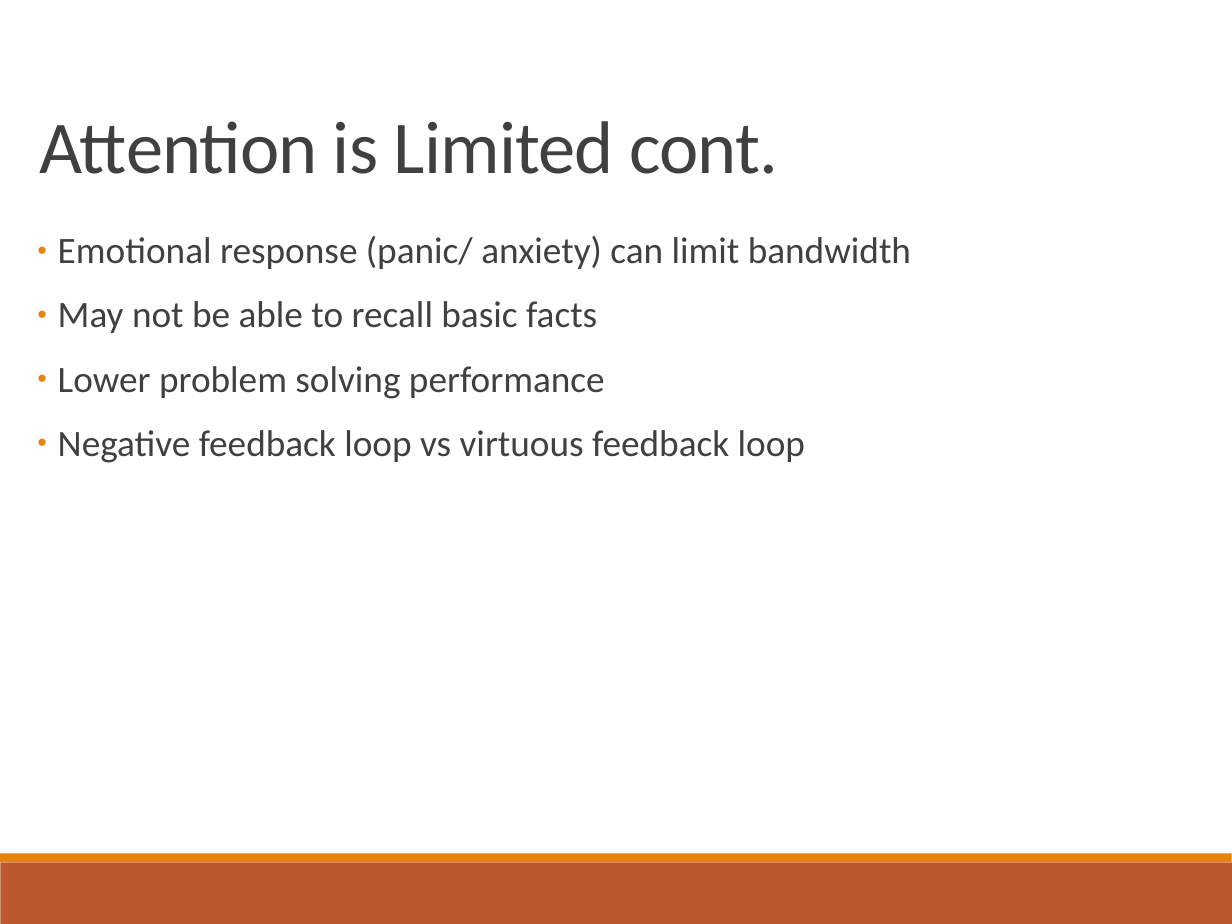
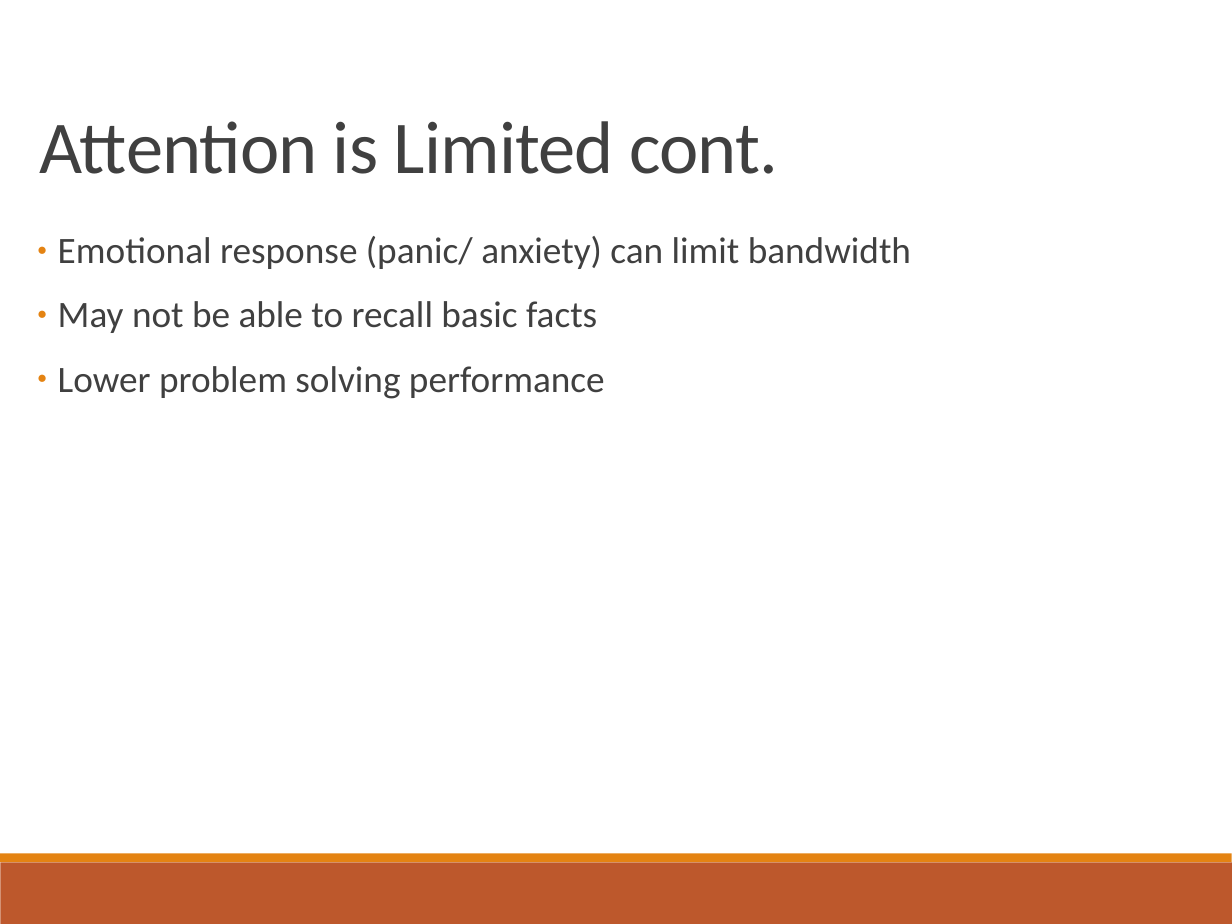
Before and after one commit to aaron678/coding-interview, a slide deck: slide 5 of presentationSlides3.pptx. Drawn at 1232x924 pixels with LibreOffice and Linux fonts; fonts in the diff are those of the drawing. Boxes give left, top, right and bottom in pixels: in the first picture for what was removed or moved away, otherwise in the second. Text is boxed around its words. In the diff, an @@ line names an element or a change of style, - is before the commit and + after.

```diff
--- a/presentationSlides3.pptx
+++ b/presentationSlides3.pptx
@@ text at bbox=[58, 430, 805, 463]: paragraph removed @@
-● Negative feedback loop vs virtuous feedback loop
```
Also in this commit, not shown: 1 other slide changed.
